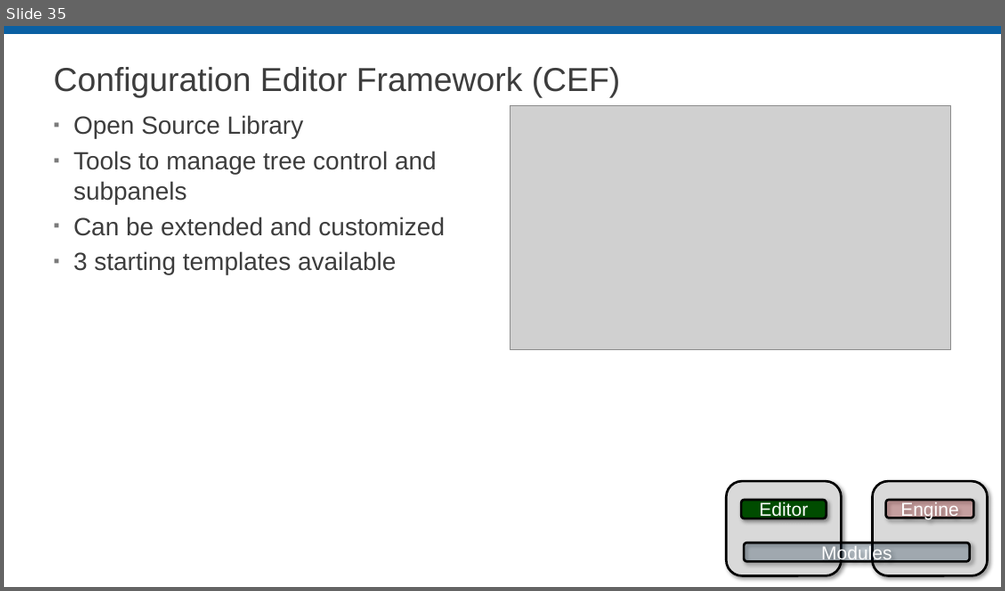
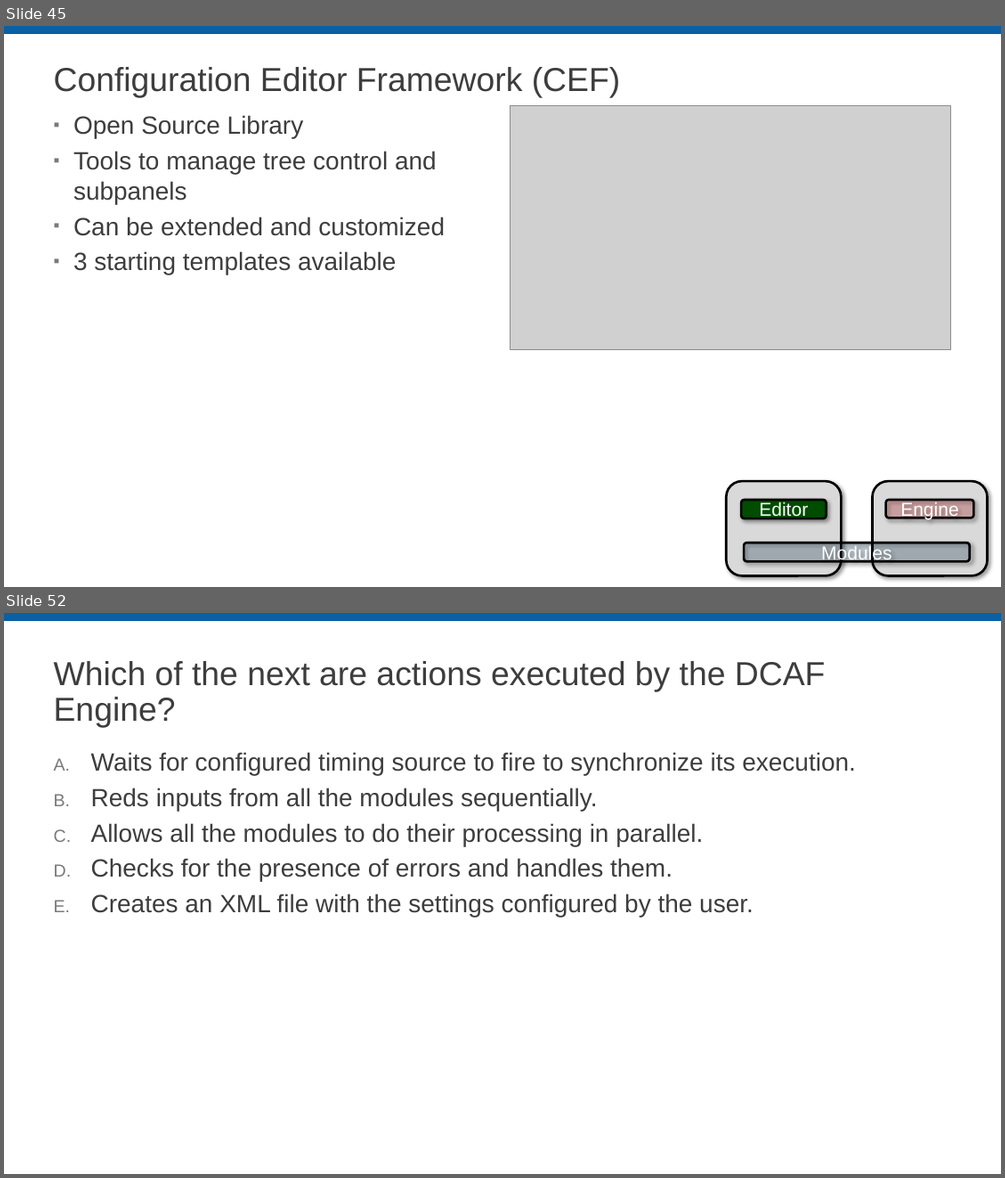
Before and after one commit to LabVIEW-DCAF/Documentation, a slide deck: Trunk/Getting Started Material/DCAF Training/3 DCAF Components.pptx. Shown one above the other, each under a label of ours: slide 35 before the commit, slides 45 and 52 after it; the slides between them are not shown. The pictures are 1005x591 and 1005x1178 pixels, drawn with LibreOffice and Linux fonts; fonts in the diff are those of the drawing; grey boxes stand for pictures; background and template pictures are left out. Boxes give left, top, right and bottom in pixels: in the first picture for what was removed or moved away, otherwise in the second. Text is boxed around its words. In the diff, an @@ line names an element or a change of style, - is before the commit and + after.

Commit message:
Updated DCAF Components Presentation to fix issue 93

```diff
--- a/Trunk/Getting Started Material/DCAF Training/3 DCAF Components.pptx
+++ b/Trunk/Getting Started Material/DCAF Training/3 DCAF Components.pptx
@@ slide 52 added at (4,613,1001,1174), background #FFFFFF; not listed: 1 template element that a slide beside it also shows @@
@@ title added at (54,661,825,728), 32 pt, text #3D3D3D @@
+Which of the next are actions executed by the DCAF Engine?
@@ text added at (91,752,856,916), 24 pt, text #3D3D3D @@
+A. Waits for configured timing source to fire to synchronize its execution.
+B. Reds inputs from all the modules sequentially.
+C. Allows all the modules to do their processing in parallel.
+D. Checks for the presence of errors and handles them.
+E. Creates an XML file with the settings configured by the user.
@@ what was slide 35 is now slide 45 @@
```
Also in this commit, not shown: 8 slides changed, 20 other slides added, 1 slide removed.
